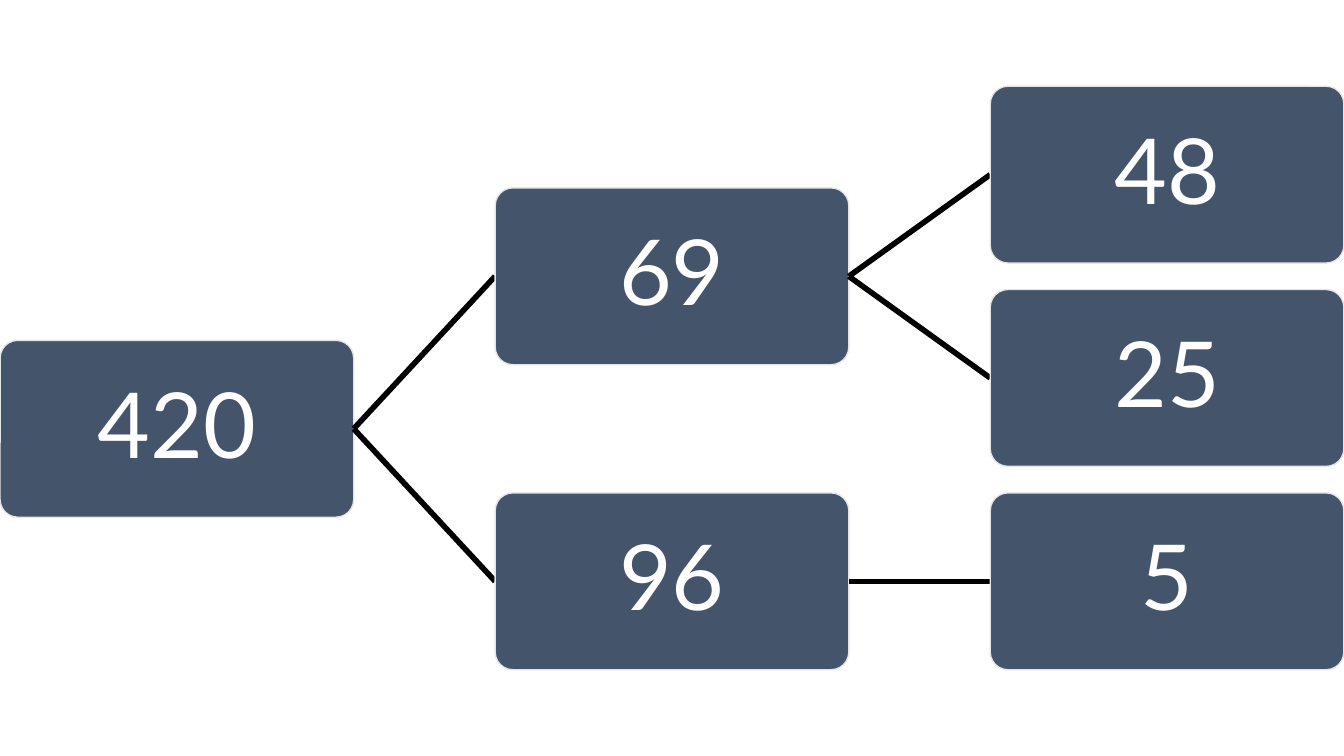
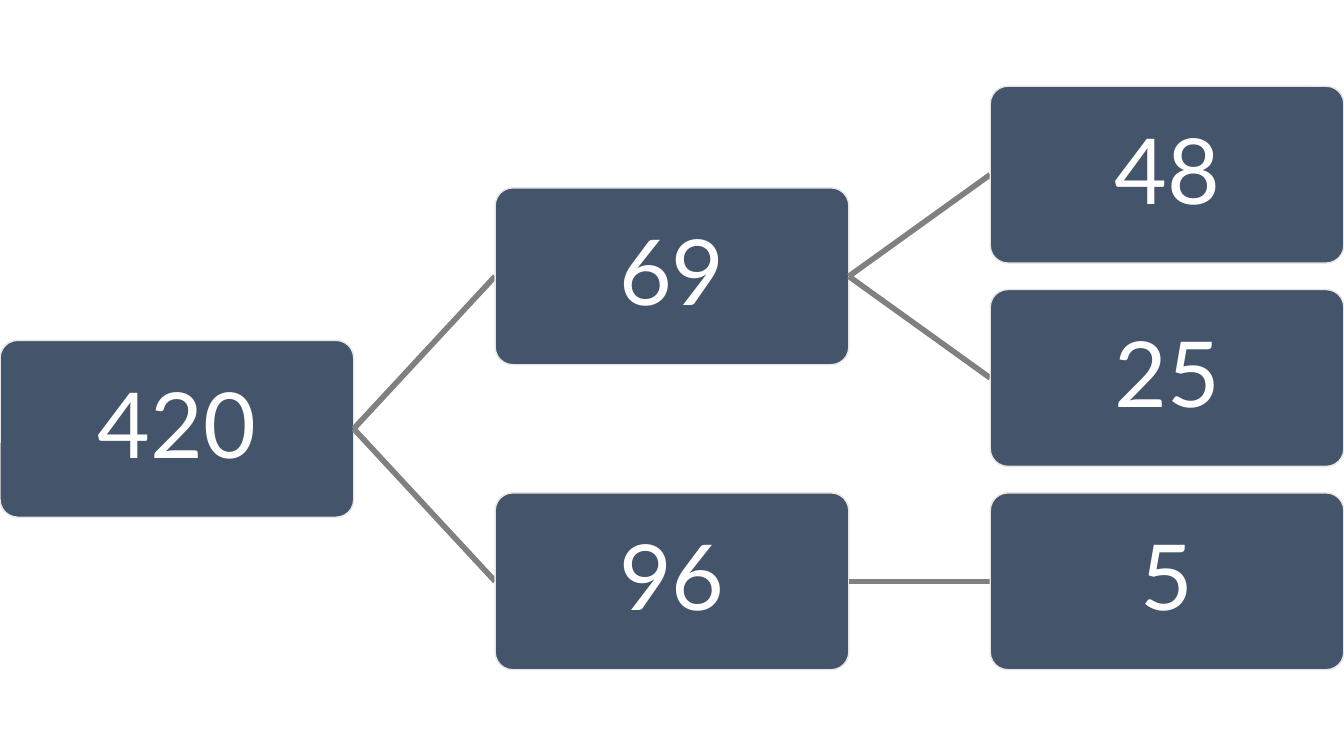
Before and after one commit to Zexyp/AL3, a slide deck: slide 2 of Sorty/assets/source.pptx. Drawn at 1344x756 pixels with LibreOffice and Linux fonts; fonts in the diff are those of the drawing. Boxes give left, top, right and bottom in pixels: in the first picture for what was removed or moved away, otherwise in the second. Text is boxed around its words. In the diff, an @@ line names an element or a change of style, - is before the commit and + after.

```diff
--- a/Sorty/assets/source.pptx
+++ b/Sorty/assets/source.pptx
@@ outline #000000 4 pt to #808080 4 pt in 5 elements at (352,274,497,430), (848,172,992,278), (848,274,992,380), (352,428,497,584), (849,579,990,584) @@
```
Also in this commit, not shown: 2 other slides changed, 4 other files.
